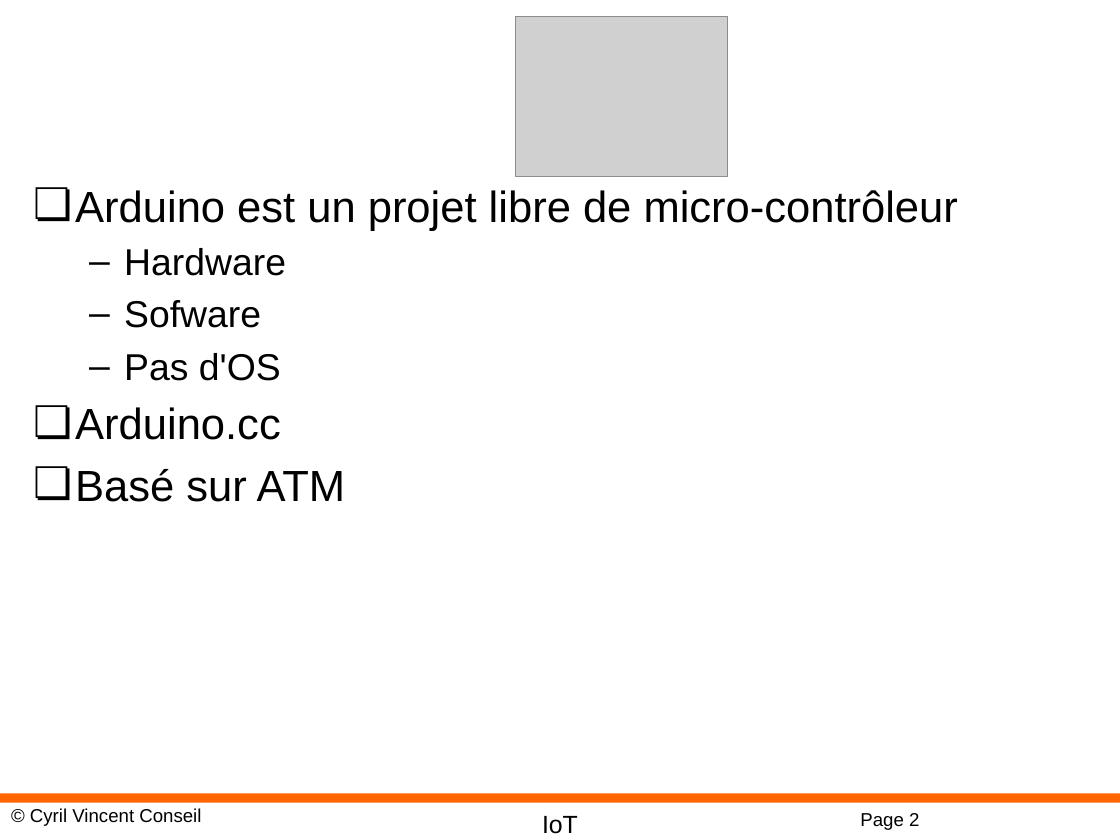
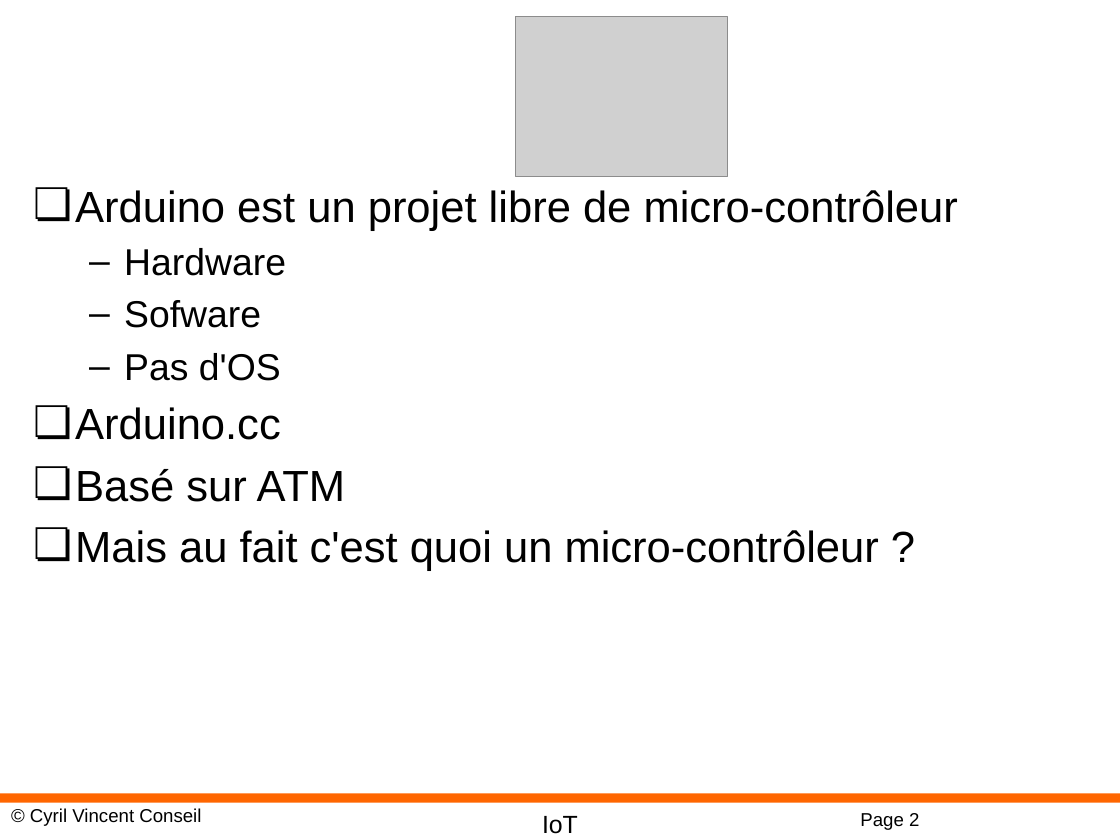
Before and after one commit to cyrilvincent/IoT, a slide deck: slide 2 of ppt/IoT02-Arduino.pptx. Drawn at 1120x840 pixels with LibreOffice and Linux fonts; fonts in the diff are those of the drawing; grey boxes stand for pictures; background and template pictures are left out. Boxes give left, top, right and bottom in pixels: in the first picture for what was removed or moved away, otherwise in the second. Text is boxed around its words. In the diff, an @@ line names an element or a change of style, - is before the commit and + after.

```diff
--- a/ppt/IoT02-Arduino.pptx
+++ b/ppt/IoT02-Arduino.pptx
@@ text at box(75, 530, 879, 571): paragraph added @@
+❏ Mais au fait c'est quoi un micro-contrôleur ?
```
Also in this commit, not shown: 2 other files.
